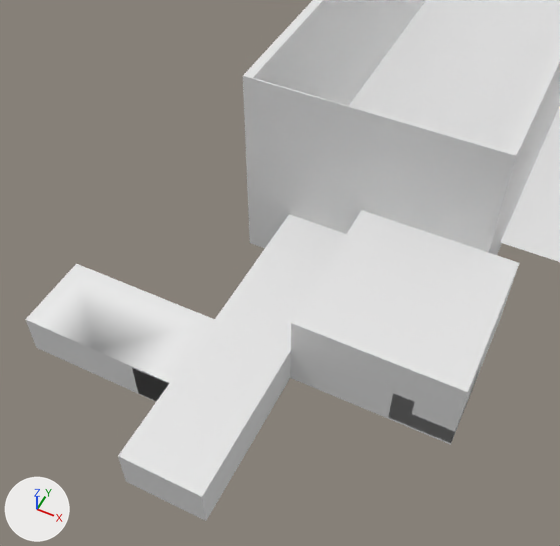
The FBX model Assets/Resources/Models/Environment Models/Level Layouts/LevelLarge2_Z4.fbx, before and after one commit.
Rendered twice from a 50 mm lens placed at (91.9, -292.3, 123.9), pointed at (48.7, -205.8, 15.8). Every picture has the same lights, and +X, +Y and +Z are marked at lower left. Where no turn or scale is listed for an object, it has been applied to the vertices. Vertices at the same position are counted once.

Objects in the first picture: 'Liquid Plane Map L2', 'Map L2', 'Map L2 Exit Room Modules', 'Yellow breaks wall corner thing'.
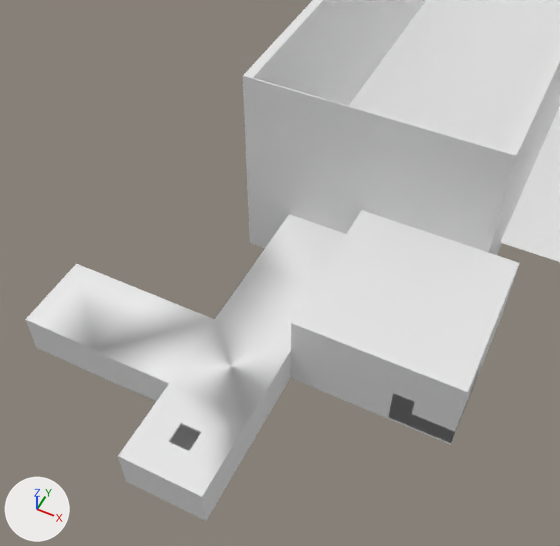
What differs and where, as boxes [x1, y1, x2, y2] in the pictures (560 x 546 px; the box of a moved part takes in the faces that stretch with it):
part 1 of me_cube_016, moved or reshaped: [118, 264, 314, 520] in both

The change, as a list of edits to the scene's bpy script:
```text
Change me_cube_016:
    used by ob_map_l2_exit_room_modules; location = (64.0, -192.0, 0.0)
    remove me_cube_016.from_pydata(...)  # 2270 vertices, 1956 faces; spans x -56.0..24.0, y -56.0..8.0, z -0.5..16.5
    add me_cube_016.from_pydata(...)  # 2244 vertices, 1954 faces; spans x -56.0..24.0, y -56.0..8.0, z -0.5..16.5
    me_cube_016 part 1
    34 vertices are removed from x -24.0..-8.0, y -40.0..8.0, z -0.5..8.5
    60 faces are deleted
    8 vertices are added at x -18.0..-14.0, y -50.0..-46.0, z 8.0..8.5
    54 new faces join them, mat_material (white #e7e7e7)
    4 new faces join them, mat_metal_dark (white #e7e7e7)
```
